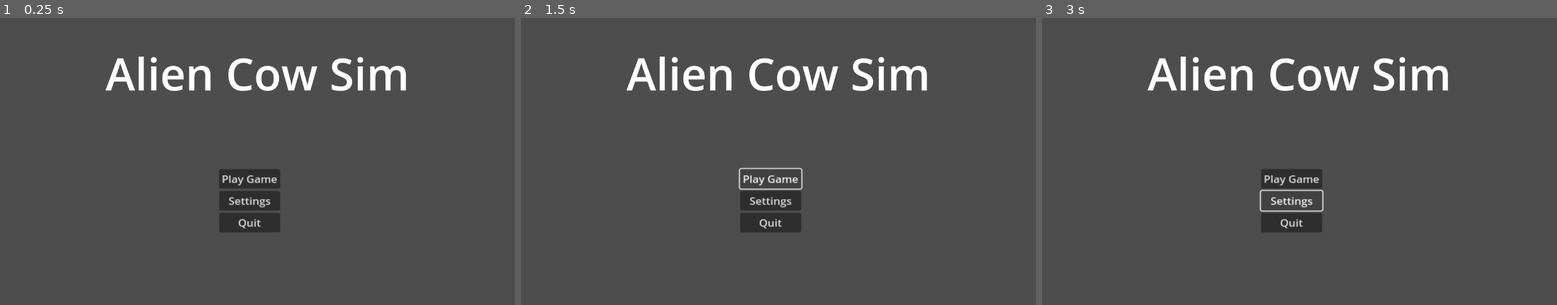
Above: before the commit, frames 1-3 (left to right).
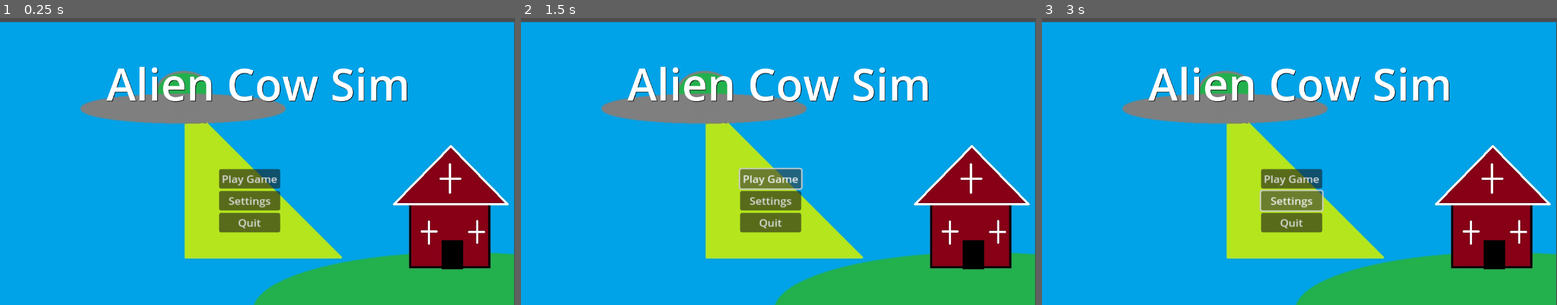
Above: after the commit, the same moments.

Repository: CJ-Eilenstine/Alien-Sim
Game: Godot game, scene res://Scenes/Levels/main_menu.tscn
Same seed, same stepped clock (60 frames per second), same inputs: the game is played once before the commit and once after it. The project has no main scene, so this scene is started directly.
Inputs:
- Up to frame 1 (0.25 s): no input
- Up to frame 2 (1.5 s): click "Play Game" at 0.5 s; click "Play Game" at 1.25 s
- Up to frame 3 (3 s): click "Play Game" at 2 s; click "Settings" at 2.75 s

The runs differ from the first frame. In frame 1, 98% of the frame differs, in the area x 0-100%, y 1-100%; in frame 2, 98%; in frame 3, 98%.

Commit message:
BackGround
Added the Background Image to Scene (I hope it looks good enough for a basis startup :P

Diff:
--- a/Scenes/Levels/main_menu.tscn
+++ b/Scenes/Levels/main_menu.tscn
@@ -1,6 +1,7 @@
-[gd_scene load_steps=2 format=3 uid="uid://bvlya2krh0n5y"]
+[gd_scene load_steps=3 format=3 uid="uid://bvlya2krh0n5y"]
 
-[ext_resource type="Theme" uid="uid://33s77meh1437" path="res://Themes/title_theme.tres" id="1_g6dv3"]
+[ext_resource type="Theme" uid="uid://33s77meh1437" path="res://themes/title_theme.tres" id="1_g6dv3"]
+[ext_resource type="Texture2D" uid="uid://dxrtctkp6gi1f" path="res://Images/titleBG.jpg" id="2_enqk2"]
 
 [node name="Title" type="Node2D"]
 
@@ -19,9 +20,14 @@
 anchors_preset = -1
 anchor_right = 1.0
 anchor_bottom = 0.4
+offset_left = 2.0
+offset_top = 23.0
+offset_right = 2.0
+offset_bottom = 23.0
 grow_horizontal = 2
 grow_vertical = 2
 theme = ExtResource("1_g6dv3")
+theme_override_colors/font_shadow_color = Color(0, 0, 0, 1)
 text = "Alien Cow Sim"
 horizontal_alignment = 1
 vertical_alignment = 1
@@ -45,3 +51,7 @@
 [node name="Quit" type="Button" parent="CanvasLayer/UI/VBoxContainer"]
 layout_mode = 2
 text = "Quit"
+
+[node name="TitleBg" type="Sprite2D" parent="."]
+position = Vector2(574, 339)
+texture = ExtResource("2_enqk2")
Binary file added: Images/titleBG.jpg
Not shown, added: Images/titleBG.jpg.import
